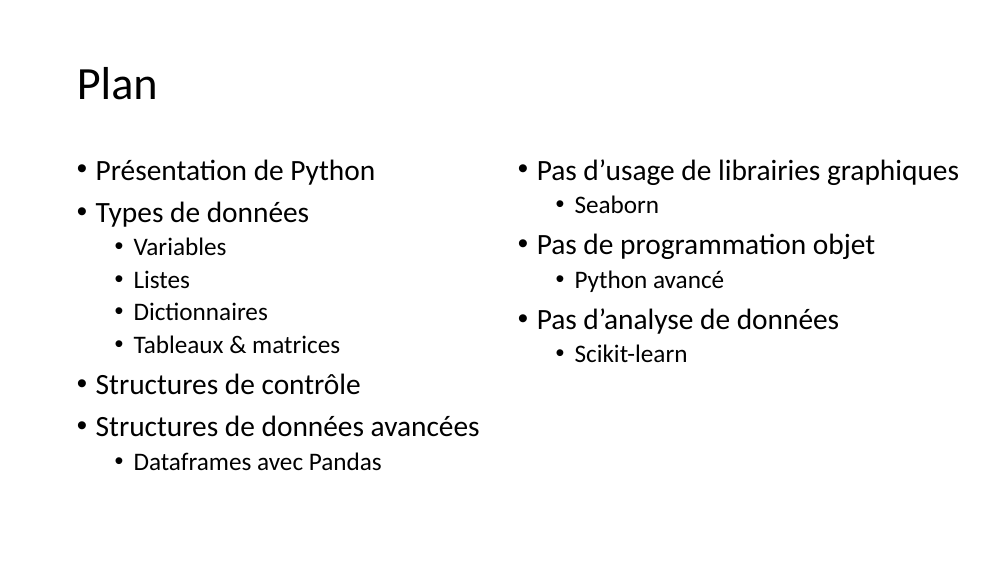
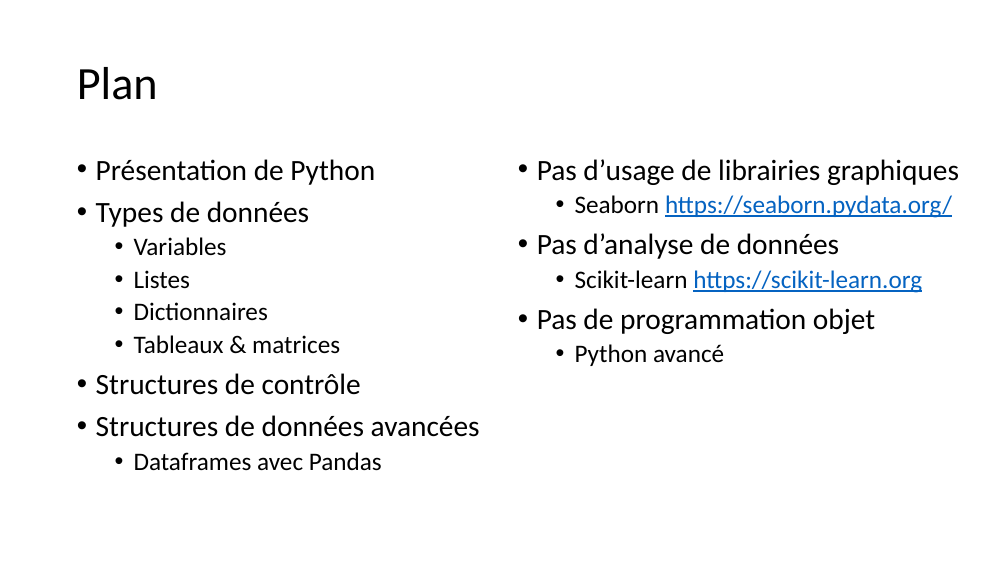
Before and after one commit to aubinthomas/Course, a slide deck: slide 3 of python_debutant/Formation Python débutant.pptx. Drawn at 1008x567 pixels with LibreOffice and Linux fonts; fonts in the diff are those of the drawing. Boxes give left, top, right and bottom in pixels: in the first picture for what was removed or moved away, otherwise in the second. Text is boxed around its words. In the diff, an @@ line names an element or a change of style, - is before the commit and + after.

```diff
--- a/python_debutant/Formation Python débutant.pptx
+++ b/python_debutant/Formation Python débutant.pptx
@@ text at <box>537,195,952,293</box>: text changed; text colour #000000 to #0563C1 @@
-  • Seaborn
+  • Seaborn https://seaborn.pydata.org/
+• Pas d’analyse de données
+  • Scikit-learn https://scikit-learn.org
@@ text at <box>537,308,839,362</box>: paragraphs removed @@
-• Pas d’analyse de données
-  • Scikit-learn
```
Also in this commit, not shown: 5 other slides changed, 3 slides added.
